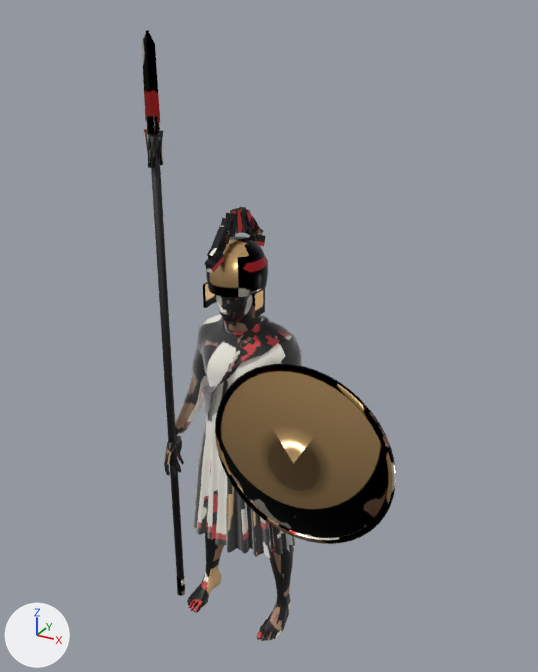
An edit to the glTF model reels/porus/assets/soldiers_glb/greek_white.glb, drawn before and after from the same camera.
Camera for both pictures: a 50 mm lens placed at (1.47, -2.4, 2.69), pointed at (0.12, 0.07, 1.46). Lighting does not change. The marker at lower left points along +X, +Y and +Z. The older version comes first. Vertices at exactly the same position are counted once.

Script lines for the objects in view, before the commit:
```python
ob_a_greek_white = bpy.data.objects.new('A_greek_white', me_aspis)
ob_a_greek_white.location = (0.0, 0.0, 0.0)
```
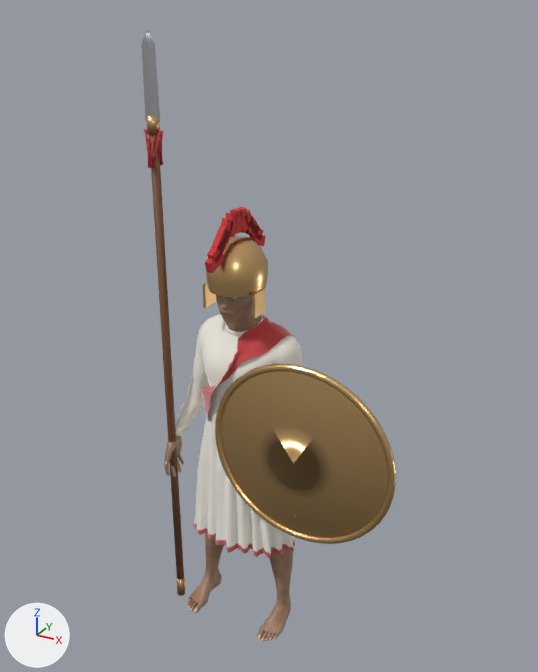
What differs and where, as boxes (x1, y1, x2, y2) in the pictures (538 x 672 px):
'A_greek_white', surface changed (lighter)
    both: (141, 30, 396, 641)

The edits, one by one:
In material 'a_bronze' (mat_a_bronze), texture is no longer img_greek_white_albedo.
In material 'a_bronze' (mat_a_bronze), base_color is now set to (0.78, 0.5, 0.22), beige #e5bc81.
In material 'crest_(0.6, 0.03, 0.03)' (mat_crest__0_6__0_03__0_03), texture is no longer img_greek_white_albedo.
In material 'crest_(0.6, 0.03, 0.03)' (mat_crest__0_6__0_03__0_03), base_color is now set to (0.6, 0.03, 0.03), red #cb3030.
In material 'k_steel.004' (mat_k_steel_004), texture is no longer img_greek_white_albedo.
In material 'k_steel.004' (mat_k_steel_004), base_color is now set to (0.62, 0.62, 0.64), light grey #ceced1.
In material 'k_redcloth.003' (mat_k_redcloth_003), texture is no longer img_greek_white_albedo.
In material 'k_redcloth.003' (mat_k_redcloth_003), base_color is now set to (0.55, 0.03, 0.04), red #c43038.
me_aspis has 22345 vertices, 43856 faces and spans x -0.37..0.75, y -0.18..0.24, z 0.0..2.62.
me_aspis is used by ob_a_greek_white; location (0.0, 0.0, 0.0).
me_aspis part 1: texture (UV) coordinates of 43850 of 43856 faces, centred in x -0.37..0.74, y -0.18..0.24, z 0.0..2.62, changed; they spanned u 0.01..0.99, v 0.01..0.99 and now span u 0.01..0.99, v 0.01..0.99.
